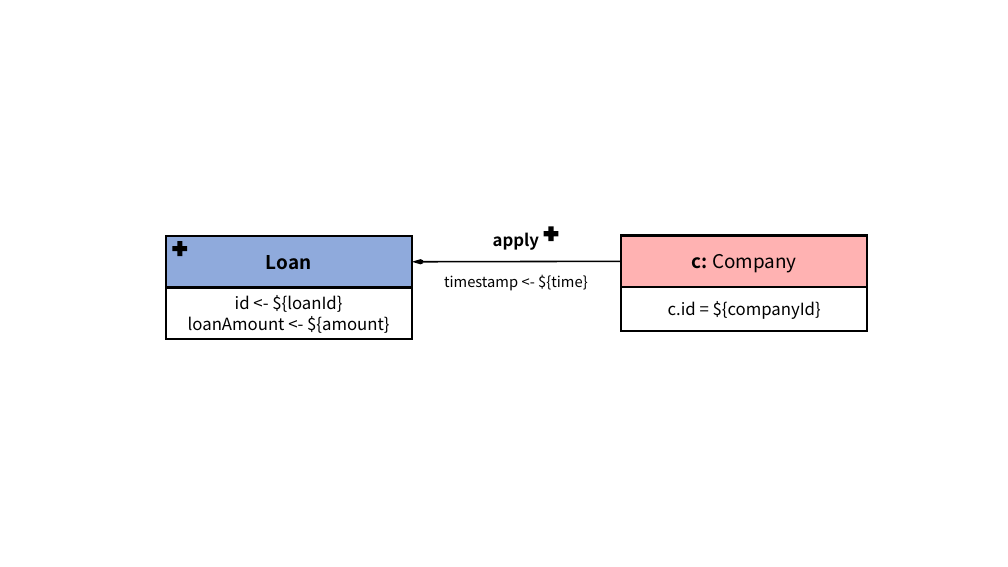
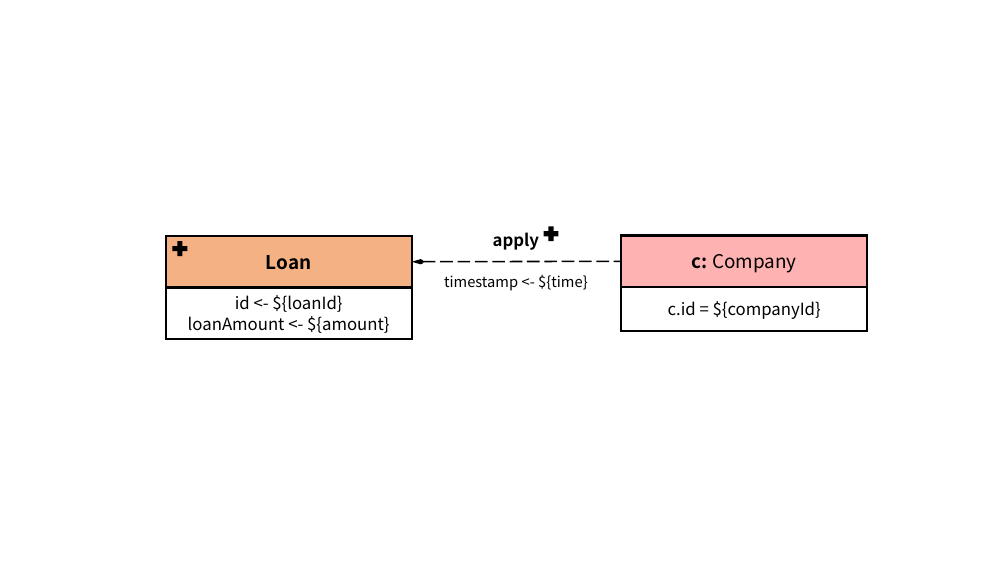
Before and after one commit to ldbc/ldbc_finbench_docs, a slide deck: slide 6 of patterns/transaction-write.pptx. Drawn at 1008x567 pixels with LibreOffice and Linux fonts; fonts in the diff are those of the drawing. Boxes give left, top, right and bottom in pixels: in the first picture for what was removed or moved away, otherwise in the second. Text is boxed around its words. In the diff, an @@ line names an element or a change of style, - is before the commit and + after.

```diff
--- a/patterns/transaction-write.pptx
+++ b/patterns/transaction-write.pptx
@@ rectangle "Loan" at (x1=166, y1=236, x2=412, y2=287): fill #8FAADC to #F4B183 @@
@@ arrow (412, 262) - (622, 262): stroke #000000 1.5 pt to #000000 1.5 pt dashed @@
```
Also in this commit, not shown: 5 other slides changed, 41 other files.
